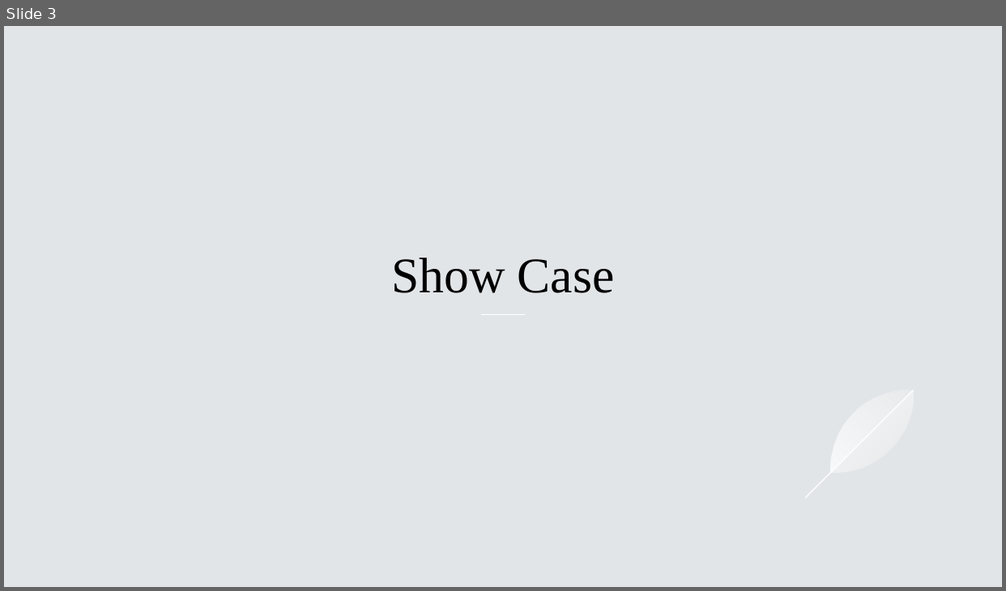
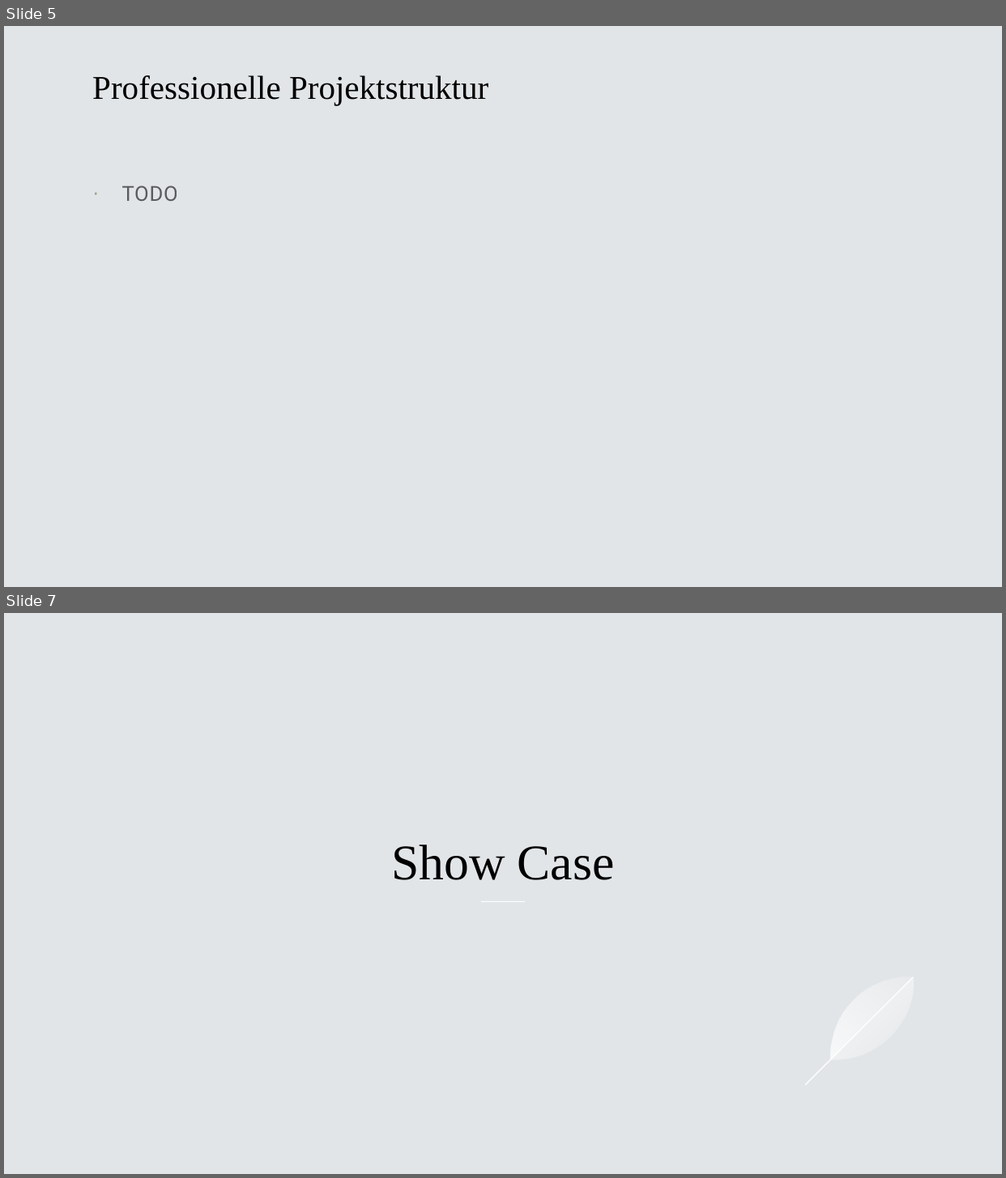
Before and after one commit to BitPaw/C_Socket, a slide deck: Dokumente/BVS.pptx. Shown one above the other, each under a label of ours: slide 3 before the commit, slides 5 and 7 after it; the slides between them are not shown. The pictures are 1006x591 and 1006x1178 pixels, drawn with LibreOffice and Linux fonts; fonts in the diff are those of the drawing. Boxes give left, top, right and bottom in pixels: in the first picture for what was removed or moved away, otherwise in the second. Text is boxed around its words. In the diff, an @@ line names an element or a change of style, - is before the commit and + after.

```diff
--- a/Dokumente/BVS.pptx
+++ b/Dokumente/BVS.pptx
@@ slide 5 added at (4,26,1002,587), background #E2E5E8 @@
@@ title added at (92,75,488,105), 32 pt, text #000000 @@
+Professionelle Projektstruktur
@@ text added at (122,186,178,201), 20 pt, text #000000 at 60% opacity @@
+· TODO
@@ what was slide 3 is now slide 7 @@
```
Also in this commit, not shown: 8 slides changed, 6 other slides added.
